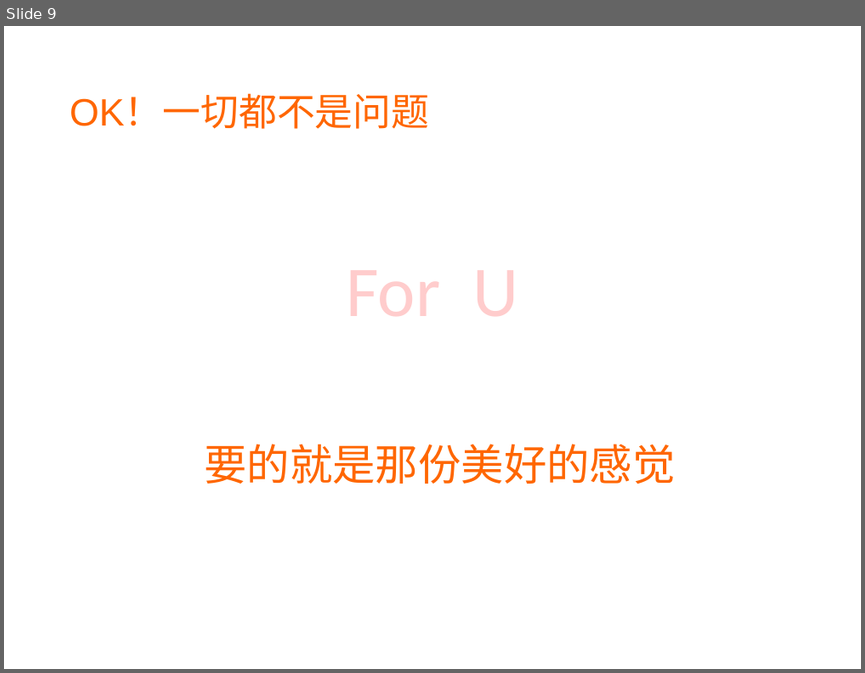
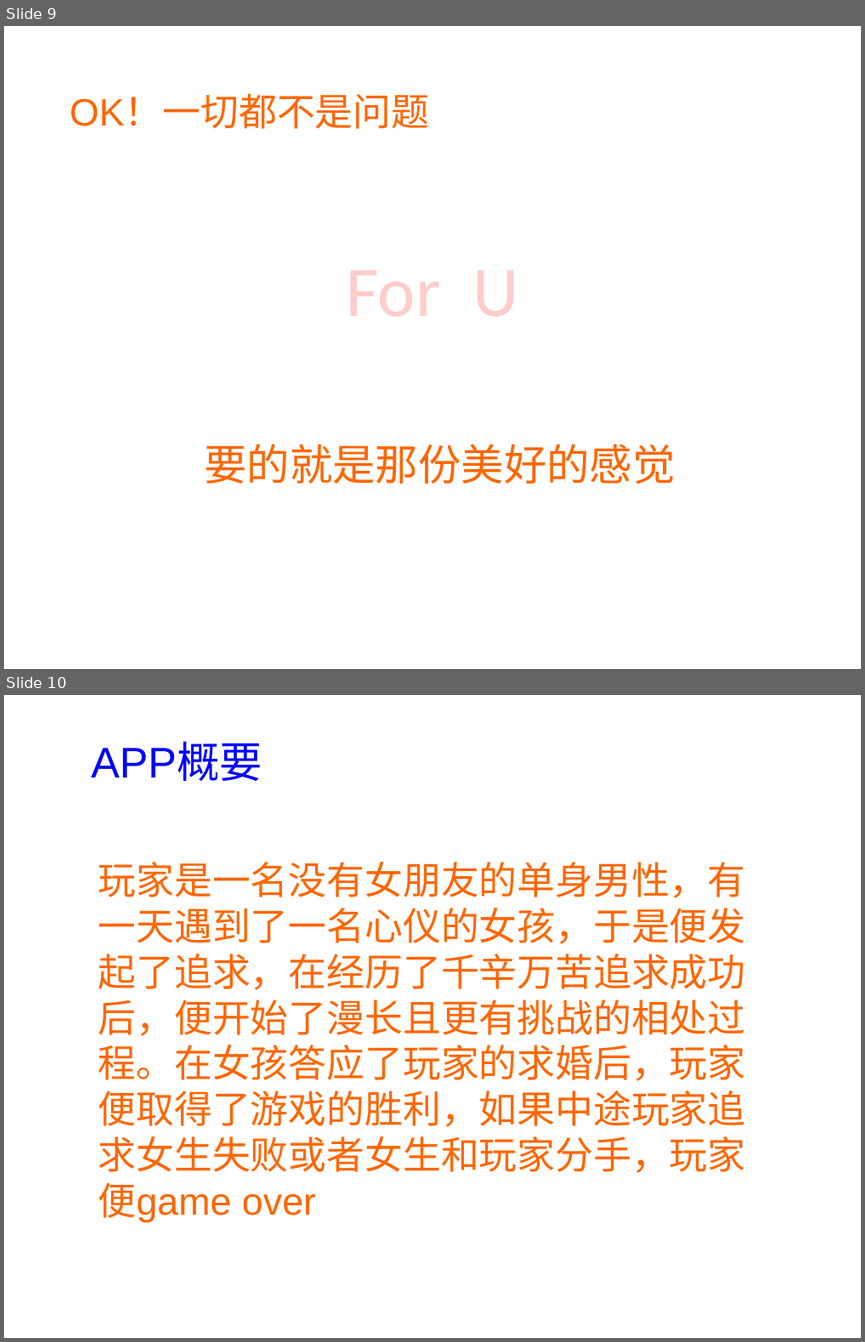
Before and after one commit to sx1989827/teambition, a slide deck: document/商业计划书.ppt. Shown one above the other, each under a label of ours: slide 9 before the commit, slides 9 and 10 after it. The pictures are 865x673 and 865x1342 pixels, drawn with LibreOffice and Linux fonts; fonts in the diff are those of the drawing. Boxes give left, top, right and bottom in pixels: in the first picture for what was removed or moved away, otherwise in the second. Text is boxed around its words. In the diff, an @@ line names an element or a change of style, - is before the commit and + after.

```diff
--- a/document/商业计划书.ppt
+++ b/document/商业计划书.ppt
@@ slide 10 added at (4,695,861,1338), background #FFFFFF @@
@@ text added at (91,743,262,781), 36 pt, text #0000FF @@
+APP概要
@@ text added at (98,862,746,1223), 32 pt, text #FF6600 @@
+玩家是一名没有女朋友的单身男性，有一天遇到了一名心仪的女孩，于是便发起了追求，在经历了千辛万苦追求成功后，便开始了漫长且更有挑战的相处过程。在女孩答应了玩家的求婚后，玩家便取得了游戏的胜利，如果中途玩家追求女生失败或者女生和玩家分手，玩家便game over
```
Also in this commit, not shown: 1 slide changed, 10 other slides added.
